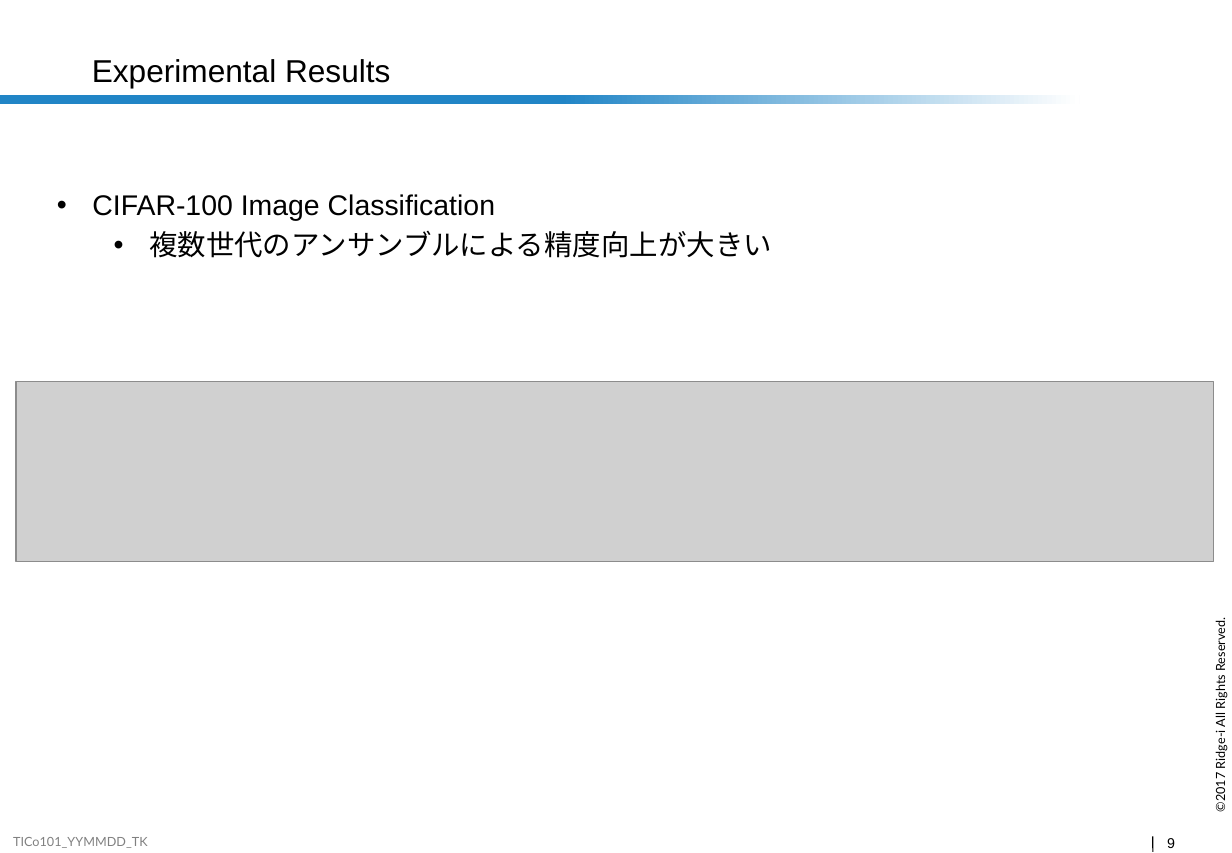
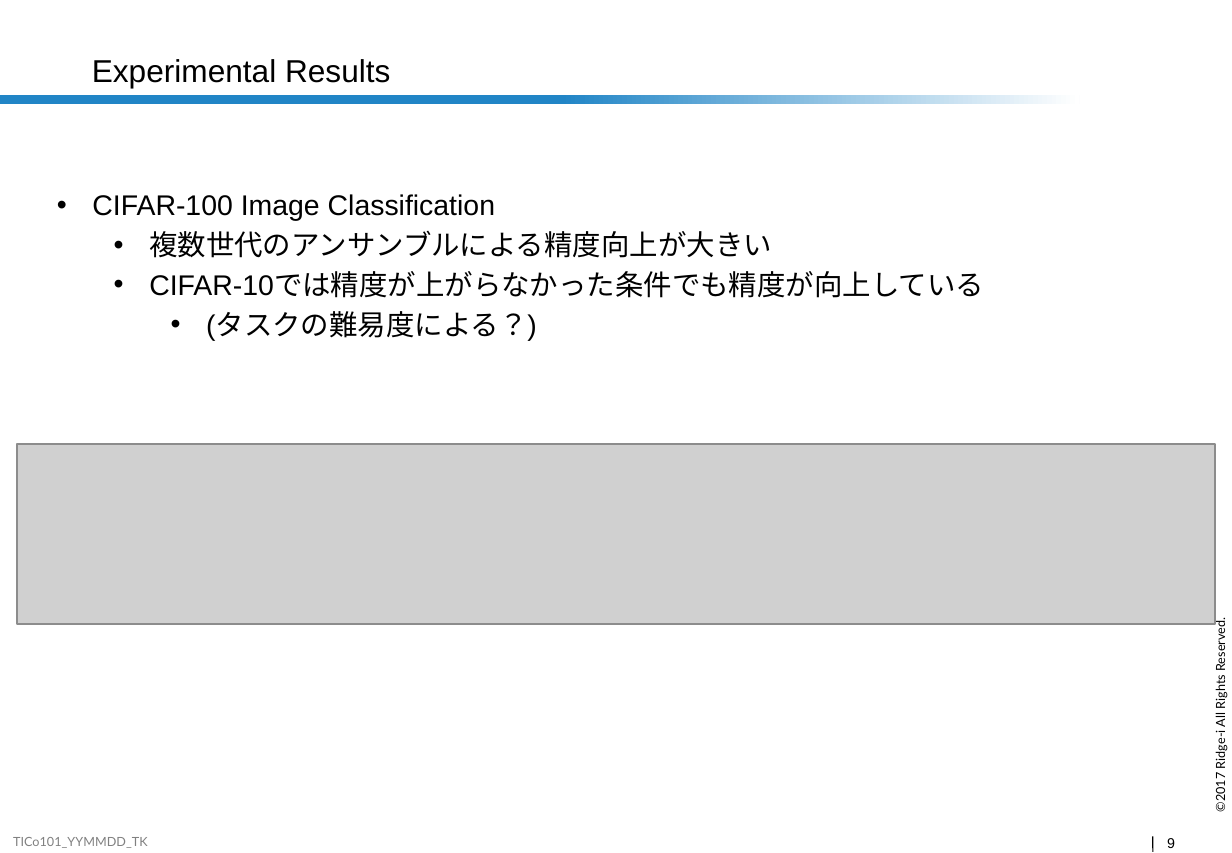
Before and after one commit to nocotan/slides, a slide deck: slide 9 of ban.pptx. Drawn at 1232x853 pixels with LibreOffice and Linux fonts; fonts in the diff are those of the drawing; grey boxes stand for pictures; background and template pictures are left out. Boxes give left, top, right and bottom in pixels: in the first picture for what was removed or moved away, otherwise in the second. Text is boxed around its words. In the diff, an @@ line names an element or a change of style, - is before the commit and + after.

```diff
--- a/ban.pptx
+++ b/ban.pptx
@@ text at (149, 273, 984, 341): paragraphs added @@
+  • CIFAR-10では精度が上がらなかった条件でも精度が向上している
+    • (タスクの難易度による？)
@@ picture: place and size @@
-picture at (16, 382, 1214, 562)
+picture at (17, 444, 1215, 623)
```
Also in this commit, not shown: 3 other slides changed.
